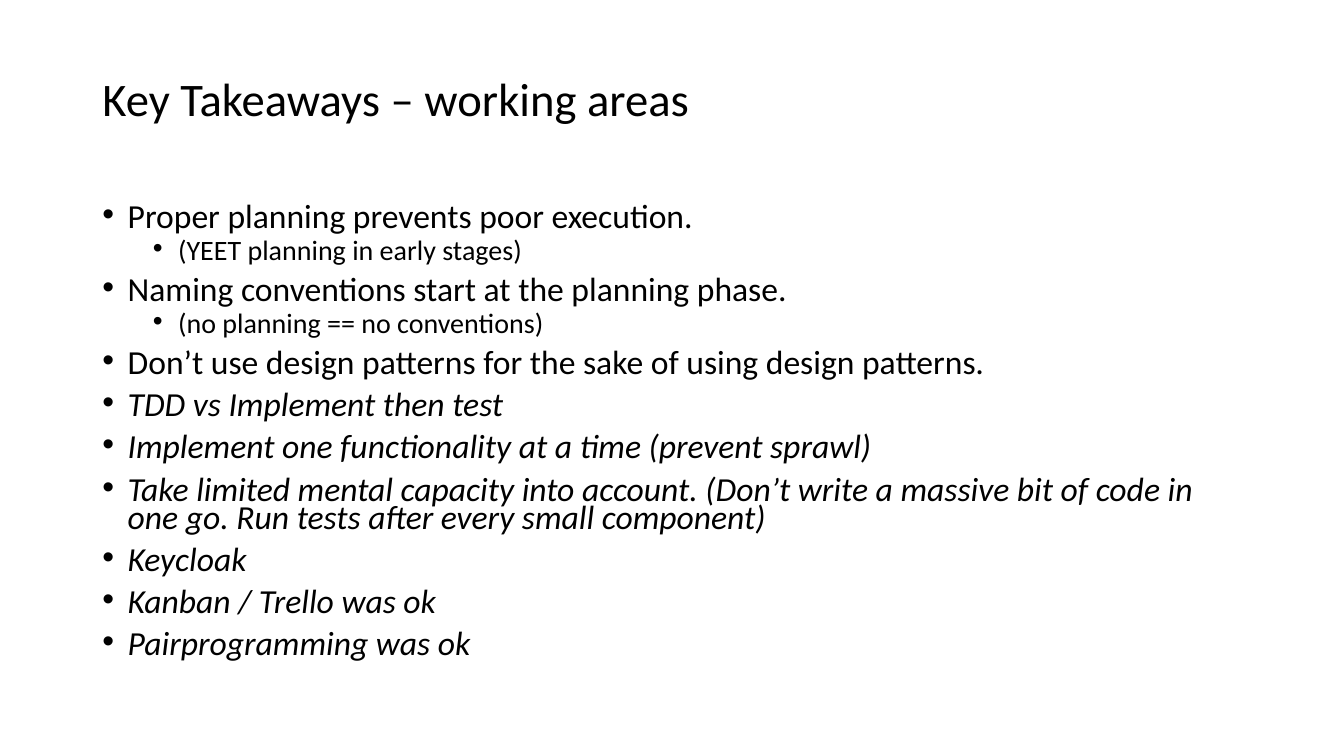
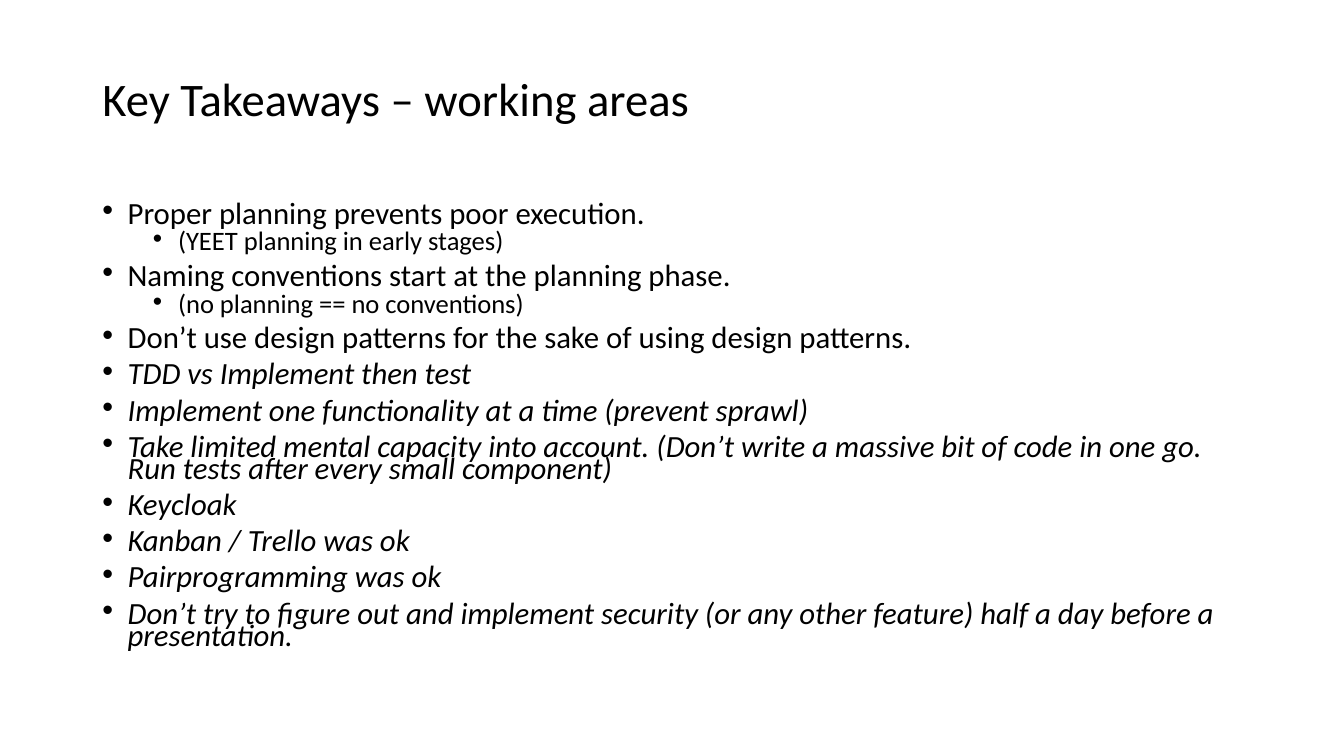
Before and after one commit to Andy-DG/DigiBookyCarbonara, a slide deck: slide 11 of DigiDooky.odp (slide 7 before the commit). Drawn at 1344x756 pixels with LibreOffice and Linux fonts; fonts in the diff are those of the drawing. Boxes give left, top, right and bottom in pixels: in the first picture for what was removed or moved away, otherwise in the second. Text is boxed around its words. In the diff, an @@ line names an element or a change of style, - is before the commit and + after.

```diff
--- a/DigiDooky.odp
+++ b/DigiDooky.odp
@@ text at (128, 202, 1201, 593): size 24 to 22 pt in "Proper planning prevents poor execution.", "Naming conventions start at the planning phase.", "Don’t use design patterns for the sake ...", "TDD vs Implement then test" and 5 more places; size 20 to 19 pt in "(YEET planning in early stages)", "(no planning == no conventions)"; line spacing 0.7 to 0.6 @@
@@ text at (128, 601, 1214, 651): paragraph added @@
+• Don’t try to figure out and implement security (or any other feature) half a day before a presentation.
```
Also in this commit, not shown: 2 other slides changed, 4 slides added, 1 other file.
